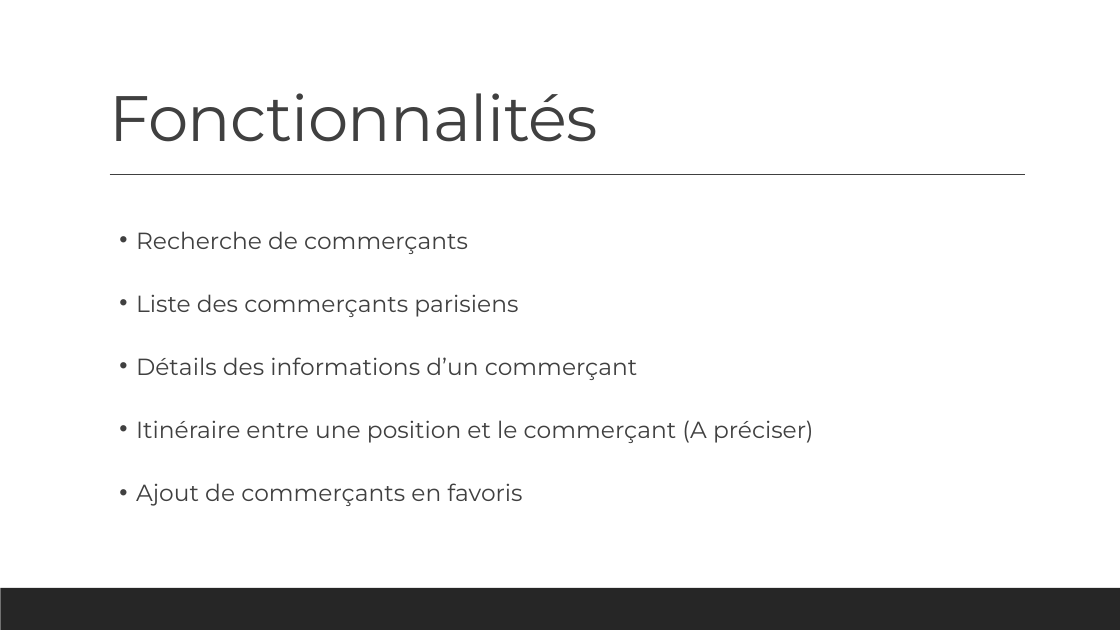
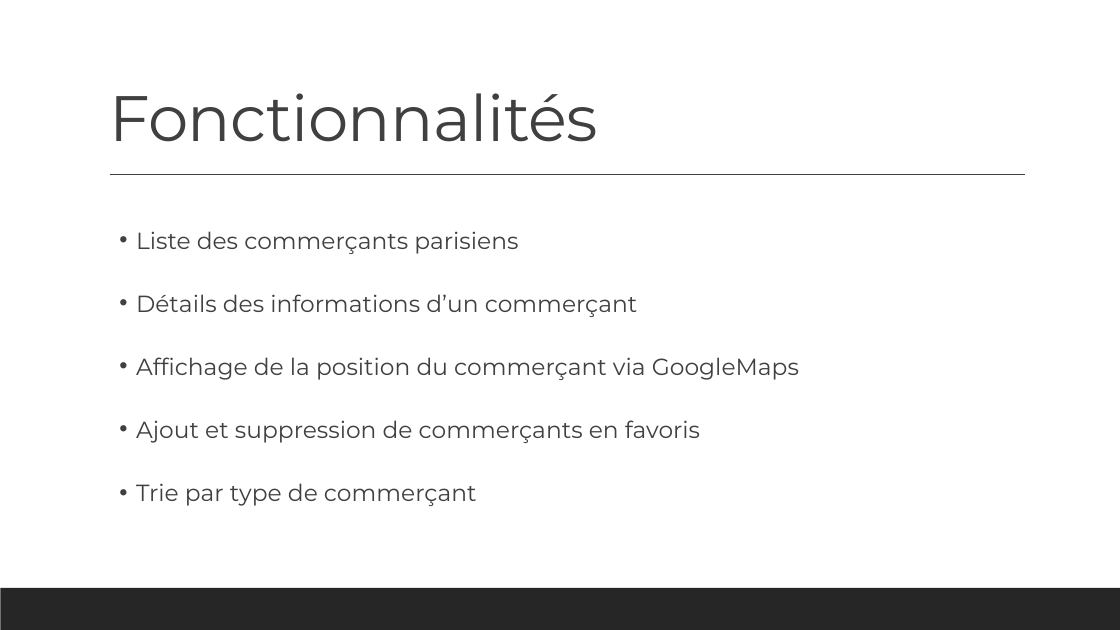
Before and after one commit to DavidMTdev/Mobile-Project, a slide deck: slide 5 of Sycker.pptx. Drawn at 1120x630 pixels with LibreOffice and Linux fonts; fonts in the diff are those of the drawing. Boxes give left, top, right and bottom in pixels: in the first picture for what was removed or moved away, otherwise in the second. Text is boxed around its words. In the diff, an @@ line names an element or a change of style, - is before the commit and + after.

Commit message:
added new version of pptx

```diff
--- a/Sycker.pptx
+++ b/Sycker.pptx
@@ text at (x1=136, y1=231, x2=468, y2=254): paragraph removed @@
-  • Recherche de commerçants
@@ text at (x1=136, y1=357, x2=799, y2=506): text changed @@
-  • Itinéraire entre une position et le commerçant (A préciser)
-  • Ajout de commerçants en favoris
+  • Affichage de la position du commerçant via GoogleMaps
+  • Ajout et suppression de commerçants en favoris
+  • Trie par type de commerçant
```
Also in this commit, not shown: 3 slides added, 3 other files.
